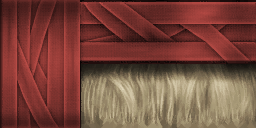
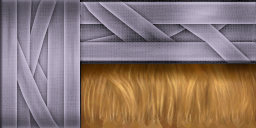
Revision of a layered 256×128 image; what changed, layer by layer:
"Livello 2": opacity 83% → 59%, painted on it over [0,0,256,128]
renamed "Livello 3" to "FitSheik00Head", opacity 87% → 100%, blend multiply → normal, painted on it over [0,0,256,128]
removed layer "Livello 1" over [0,0,256,128]
